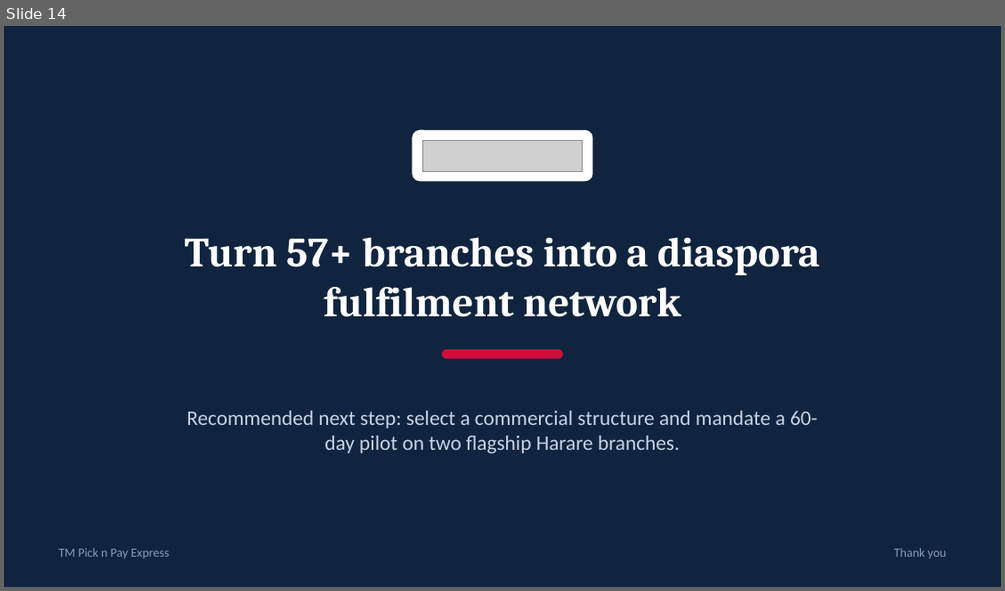
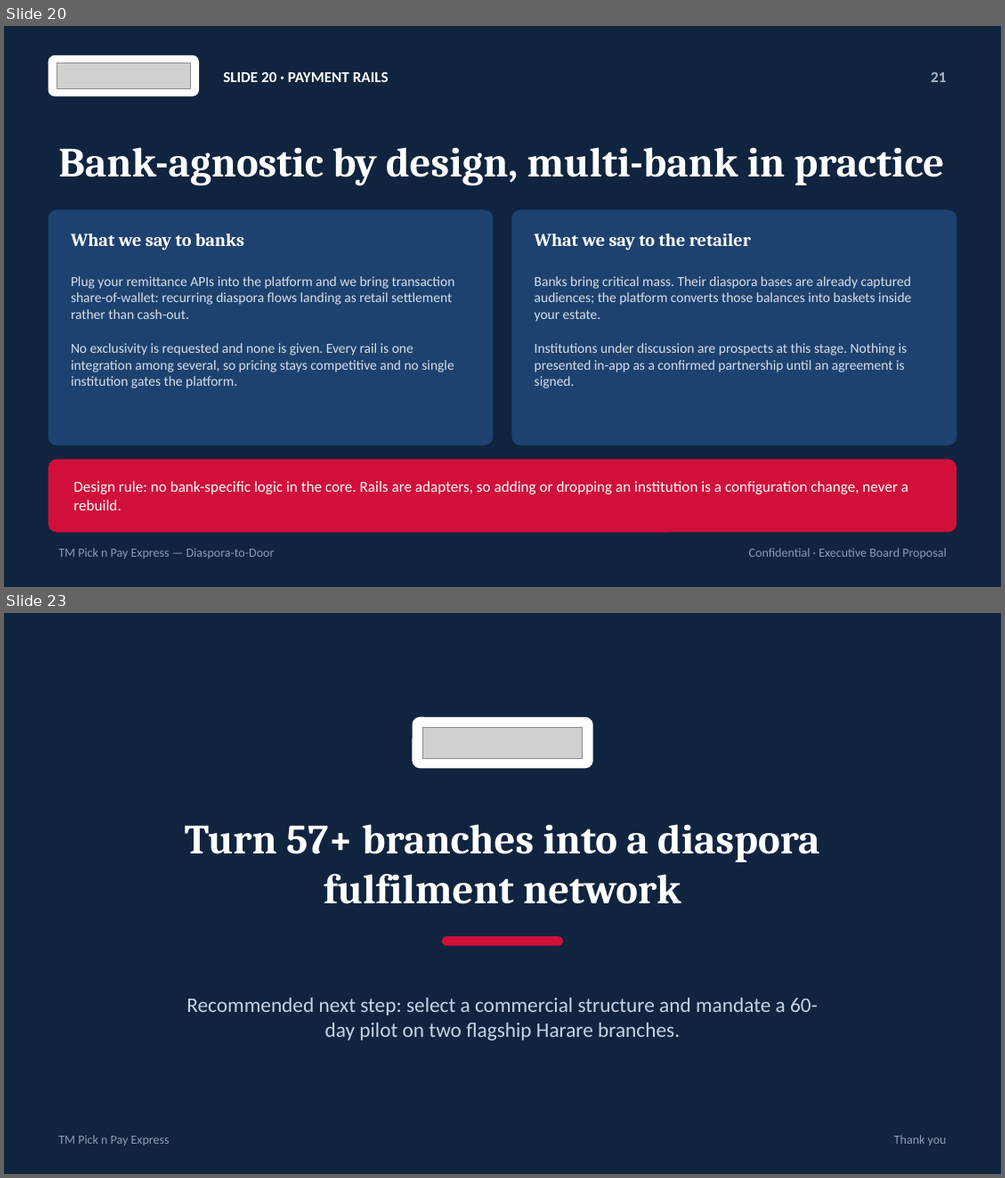
Before and after one commit to gugunyathi/retail-bridge, a slide deck: public/TM-Pick-n-Pay-Express.ppt. Shown one above the other, each under a label of ours: slide 14 before the commit, slides 20 and 23 after it; the slides between them are not shown. The pictures are 1005x591 and 1005x1178 pixels, drawn with LibreOffice and Linux fonts; fonts in the diff are those of the drawing; grey boxes stand for pictures. Boxes give left, top, right and bottom in pixels: in the first picture for what was removed or moved away, otherwise in the second. Text is boxed around its words. In the diff, an @@ line names an element or a change of style, - is before the commit and + after.

```diff
--- a/public/TM-Pick-n-Pay-Express.ppt
+++ b/public/TM-Pick-n-Pay-Express.ppt
@@ slide 20 added at <box>4,26,1001,587</box>, background #10243F @@
@@ rounded rectangle added at <box>48,56,198,95</box>, fill #FFFFFF, outline #FFFFFF 0.99 pt @@
@@ picture added at <box>57,62,190,89</box> @@
@@ text added at <box>223,71,388,82</box>, 11 pt, text #FFFFFF, bold @@
+SLIDE 20 · PAYMENT RAILS
@@ text added at <box>930,72,946,82</box>, 11 pt, text #AAB6C8, bold @@
+21
@@ text added at <box>58,147,945,186</box>, 30 pt, text #FFFFFF, bold @@
+Bank-agnostic by design, multi-bank in practice
@@ rounded rectangle added at <box>48,210,493,444</box>, fill #1E426F, outline #1E426F 0.99 pt @@
@@ rounded rectangle added at <box>512,210,956,444</box>, fill #1E426F, outline #1E426F 0.99 pt @@
@@ text added at <box>71,233,244,250</box>, 13 pt, text #FFFFFF, bold @@
+What we say to banks
@@ text added at <box>534,233,751,250</box>, 13 pt, text #FFFFFF, bold @@
+What we say to the retailer
@@ text added at <box>71,276,455,388</box>, 10 pt, text #D5DEEA @@
+Plug your remittance APIs into the platform and we bring transaction share-of-wallet: recurring diaspora flows landing as retail settlement rather than cash-out.
+No exclusivity is requested and none is given. Every rail is one integration among several, so pricing stays competitive and no single institution gates the platform.
@@ text added at <box>534,276,911,388</box>, 10 pt, text #D5DEEA @@
+Banks bring critical mass. Their diaspora bases are already captured audiences; the platform converts those balances into baskets inside your estate.
+Institutions under discussion are prospects at this stage. Nothing is presented in-app as a confirmed partnership until an agreement is signed.
@@ rounded rectangle added at <box>48,459,956,532</box>, fill #D0103A, outline #D0103A 0.99 pt @@
@@ text added at <box>73,481,908,510</box>, 11 pt, text #FFFFFF @@
+Design rule: no bank-specific logic in the core. Rails are adapters, so adding or dropping an institution is a configuration change, never a rebuild.
@@ text added at <box>58,548,275,558</box>, 9 pt, text #8C9BB0 @@
+TM Pick n Pay Express — Diaspora-to-Door
@@ text added at <box>749,548,946,558</box>, 9 pt, text #8C9BB0 @@
+Confidential · Executive Board Proposal
@@ what was slide 14 is now slide 23 @@
```
Also in this commit, not shown: 8 other slides added, 2 other files.
